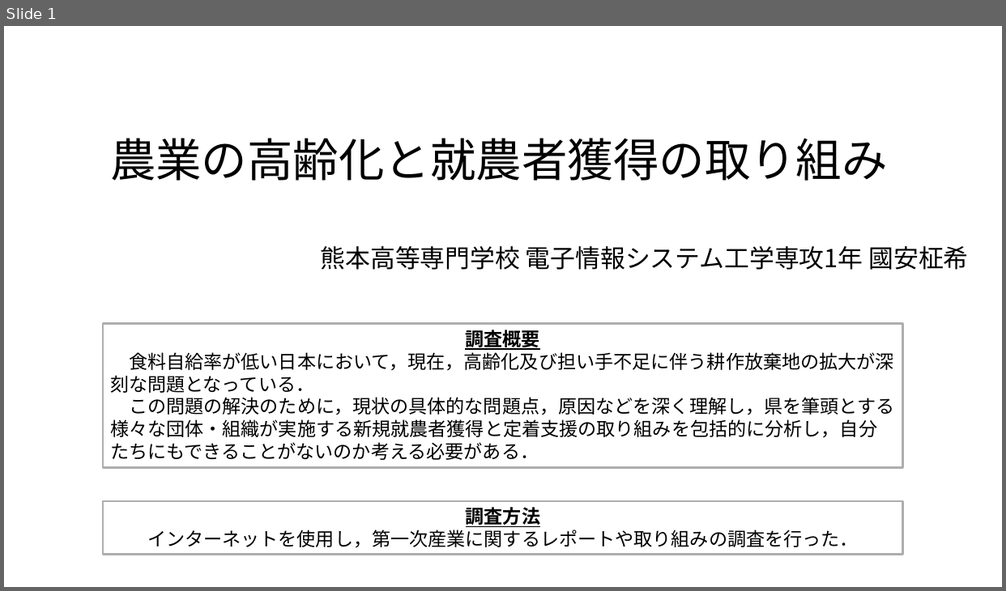
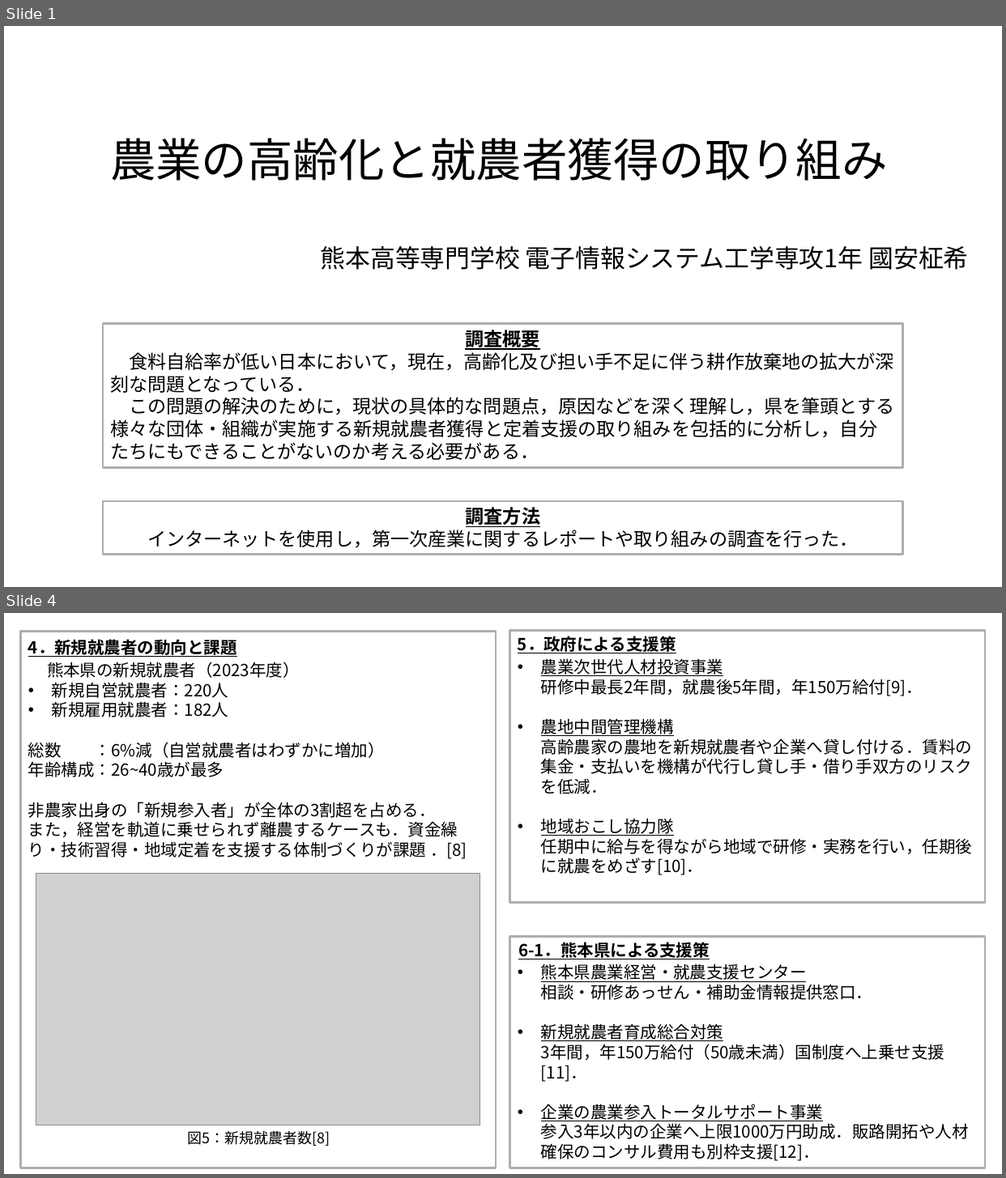
Before and after one commit to MtqRon/AE1st, a slide deck: corp_soci/企業化と社会.pptx. Shown one above the other, each under a label of ours: slide 1 before the commit, slides 1 and 4 after it; the slides between them are not shown. The pictures are 1006x591 and 1006x1178 pixels, drawn with LibreOffice and Linux fonts; fonts in the diff are those of the drawing; grey boxes stand for pictures. Boxes give left, top, right and bottom in pixels: in the first picture for what was removed or moved away, otherwise in the second. Text is boxed around its words. In the diff, an @@ line names an element or a change of style, - is before the commit and + after.

```diff
--- a/corp_soci/企業化と社会.pptx
+++ b/corp_soci/企業化と社会.pptx
@@ slide 4 added at (4,613,1002,1174), background #FFFFFF @@
@@ rectangle added at (21,632,496,1169), outline #AEAEAE 2.25 pt, 16 pt, text #000000 @@
+熊本県の新規就農者（2023年度）
+• 新規自営就農者：220人
+• 新規雇用就農者：182人
+総数 ：6%減（自営就農者はわずかに増加）
+年齢構成：26~40歳が最多
+非農家出身の「新規参入者」が全体の3割超を占める．
+また，経営を軌道に乗せられず離農するケースも．資金繰り・技術習得・地域定着を支援する体制づくりが課題 ．[8]
@@ rectangle added at (510,631,985,904), outline #AEAEAE 2.25 pt, 16 pt, text #000000 @@
+• 農業次世代人材投資事業
+  研修中最長2年間，就農後5年間，年150万給付[9]．
+• 農地中間管理機構
+  高齢農家の農地を新規就農者や企業へ貸し付ける．賃料の集金・支払いを機構が代行し貸し手・借り手双方のリスクを低減．
+• 地域おこし協力隊
+  任期中に給与を得ながら地域で研修・実務を行い，任期後に就農をめざす[10]．
@@ text added at (518,636,676,653), 16 pt, text #000000, bold, underline @@
+5．政府による支援策
@@ text added at (28,639,237,657), 16 pt, text #000000, bold, underline @@
+4．新規就農者の動向と課題
@@ picture added at (36,874,480,1125) @@
@@ rectangle added at (510,936,985,1169), outline #AEAEAE 2.25 pt, 16 pt, text #000000 @@
+• 熊本県農業経営・就農支援センター
+  相談・研修あっせん・補助金情報提供窓口．
+• 新規就農者育成総合対策
+  3年間，年150万給付（50歳未満）国制度へ上乗せ支援[11]．
+• 企業の農業参入トータルサポート事業
+  参入3年以内の企業へ上限1000万円助成．販路開拓や人材確保のコンサル費用も別枠支援[12]．
@@ text added at (518,942,710,960), 16 pt, text #000000, bold, underline @@
+6-1．熊本県による支援策
@@ text added at (187,1131,330,1146), 14 pt, text #000000 @@
+図5：新規就農者数[8]
```
Also in this commit, not shown: 1 slide changed, 4 other slides added, 1 other file.
